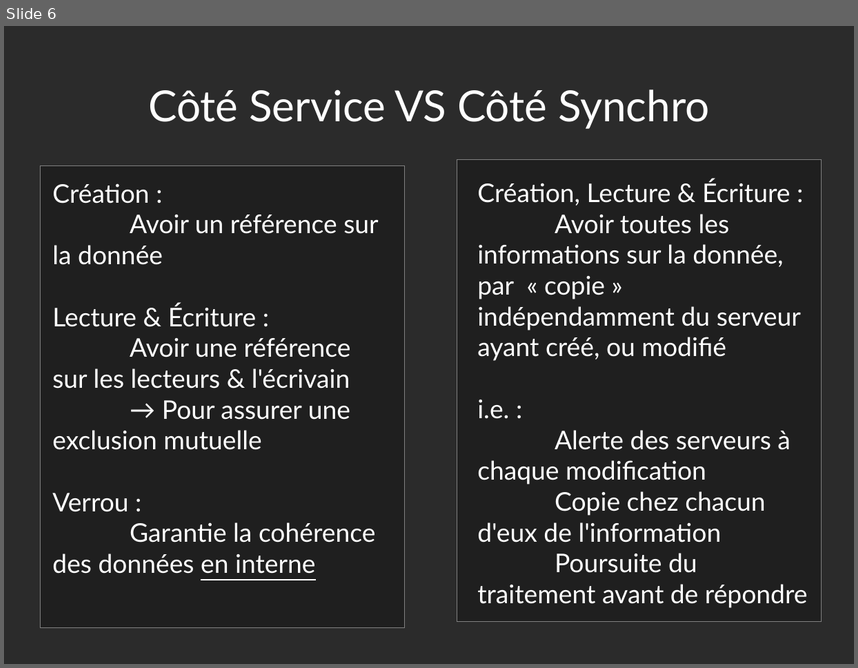
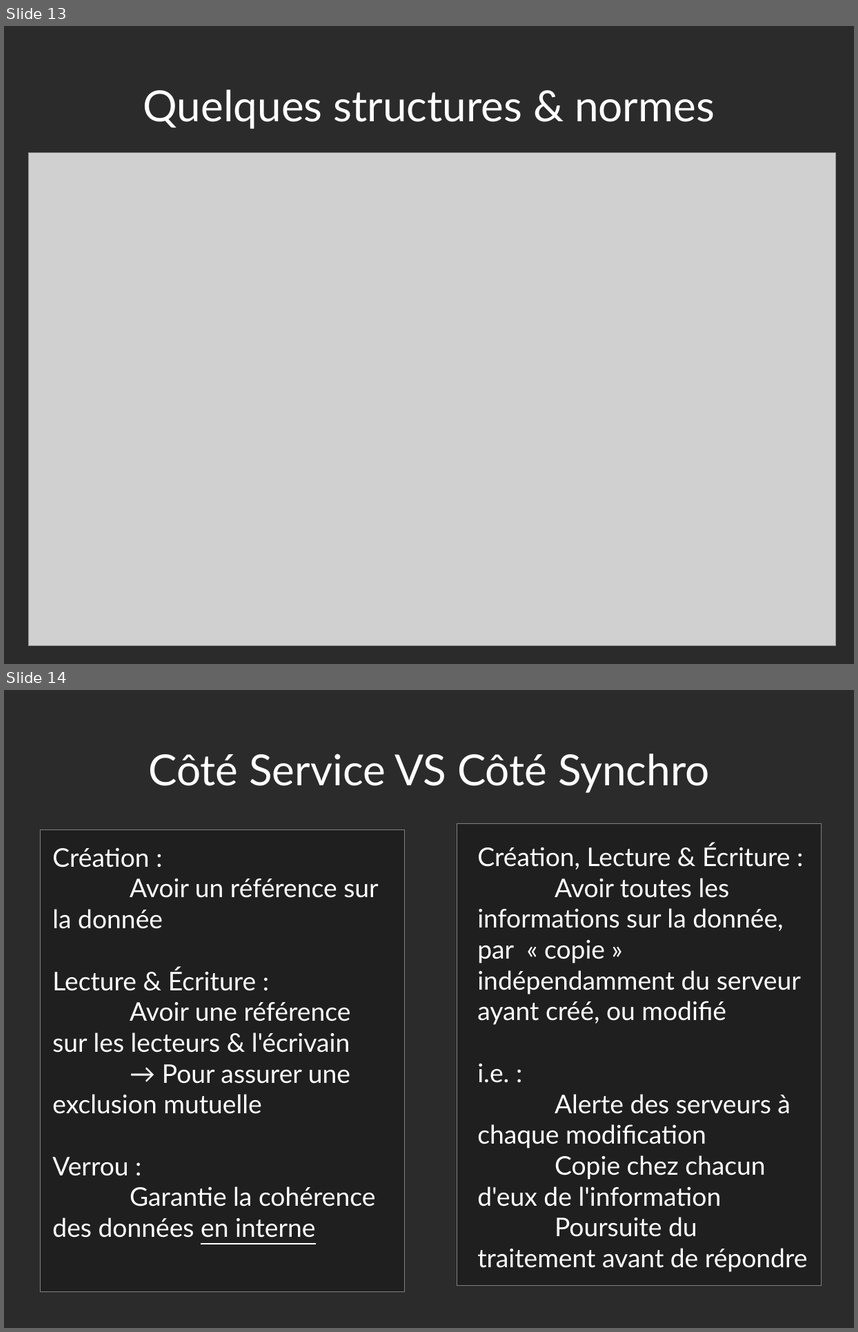
Before and after one commit to Lightslicer/PSAR, a slide deck: PSAR_HE_MARECAR_presentation.odp. Shown one above the other, each under a label of ours: slide 6 before the commit, slides 13 and 14 after it. The pictures are 858x668 and 858x1332 pixels, drawn with LibreOffice and Linux fonts; fonts in the diff are those of the drawing; grey boxes stand for pictures; background and template pictures are left out; a plain dark background stands for a picture behind light text. Boxes give left, top, right and bottom in pixels: in the first picture for what was removed or moved away, otherwise in the second. Text is boxed around its words. In the diff, an @@ line names an element or a change of style, - is before the commit and + after.

```diff
--- a/PSAR_HE_MARECAR_presentation.odp
+++ b/PSAR_HE_MARECAR_presentation.odp
@@ slide 13 added at <box>4,26,854,664</box>, background picture (left out) @@
@@ title added at <box>143,89,715,129</box>, 40 pt, text #FFFFFF @@
+Quelques structures & normes
@@ picture added at <box>29,152,836,646</box> @@
@@ what was slide 6 is now slide 14 @@
```
Also in this commit, not shown: 9 other slides added.
